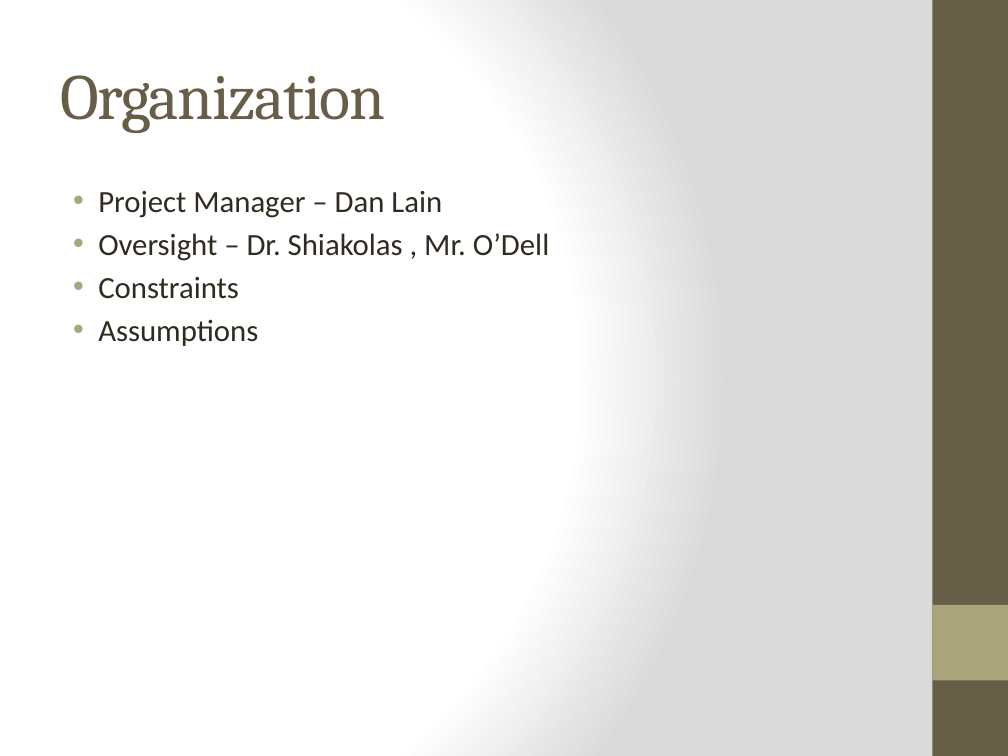
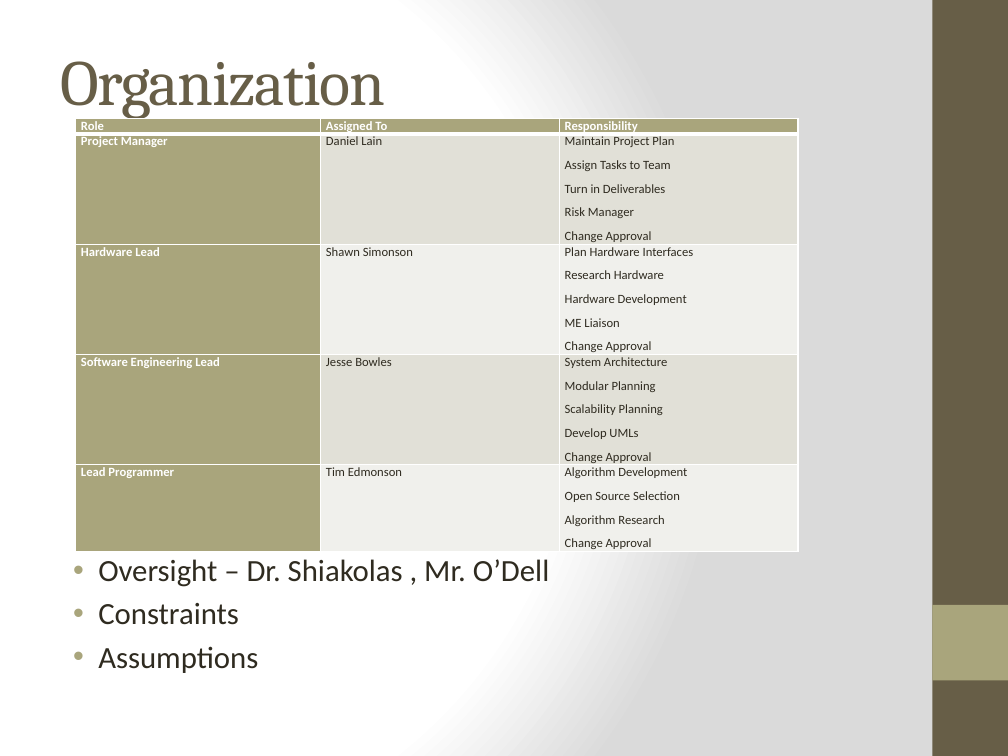
Before and after one commit to qpHalcy0n/SRDesign, a slide deck: slide 2 of Charter Presentation/Team Ink3d.pptx. Drawn at 1008x756 pixels with LibreOffice and Linux fonts; fonts in the diff are those of the drawing. Boxes give left, top, right and bottom in pixels: in the first picture for what was removed or moved away, otherwise in the second. Text is boxed around its words. In the diff, an @@ line names an element or a change of style, - is before the commit and + after.

Commit message:
Project Plan Updates and Final Presentation

```diff
--- a/Charter Presentation/Team Ink3d.pptx
+++ b/Charter Presentation/Team Ink3d.pptx
@@ title "Organization": place and size @@
-title "Organization" at (60,75,385,133)
+title "Organization" at (60,61,385,120)
@@ table added at (76,119,798,553), 5 rows, 3 columns @@
+Role | Assigned To | Responsibility
+Project Manager | Daniel Lain | Maintain Project Plan / Assign Tasks to Team / Turn in Deliverables / Risk Manager / Change Approval
+Hardware Lead | Shawn Simonson | Plan Hardware Interfaces / Research Hardware / Hardware Development / ME Liaison / Change Approval
+Software Engineering Lead | Jesse Bowles | System Architecture / Modular Planning / Scalability Planning / Develop UMLs / Change Approval
+Lead Programmer | Tim Edmonson | Algorithm Development / Open Source Selection / Algorithm Research / Change Approval
@@ text at (98,191,442,218): paragraph removed @@
-• Project Manager – Dan Lain
@@ text "Oversight – Dr. Shiakolas , ...": place and size @@
-text "Oversight – Dr. Shiakolas , ..." at (98,191,549,346)
+text "Oversight – Dr. Shiakolas , ..." at (98,559,549,673)
```
Also in this commit, not shown: 1 other slide changed, 1 other file.
